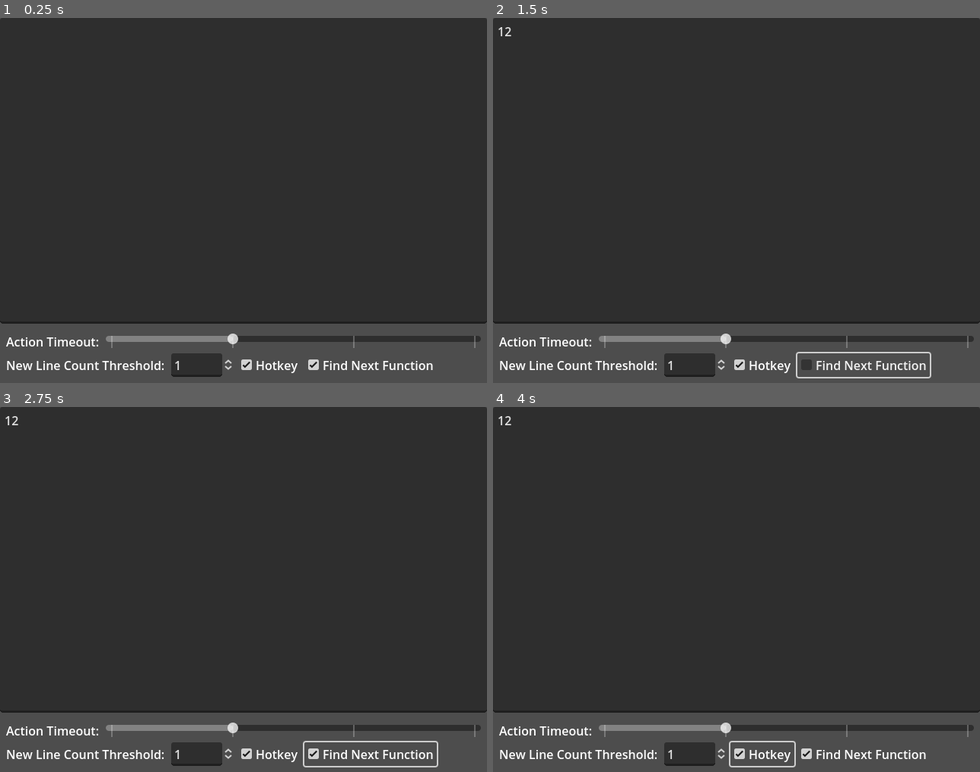
Above: before the commit, frames 1-4 (two rows, left to right).
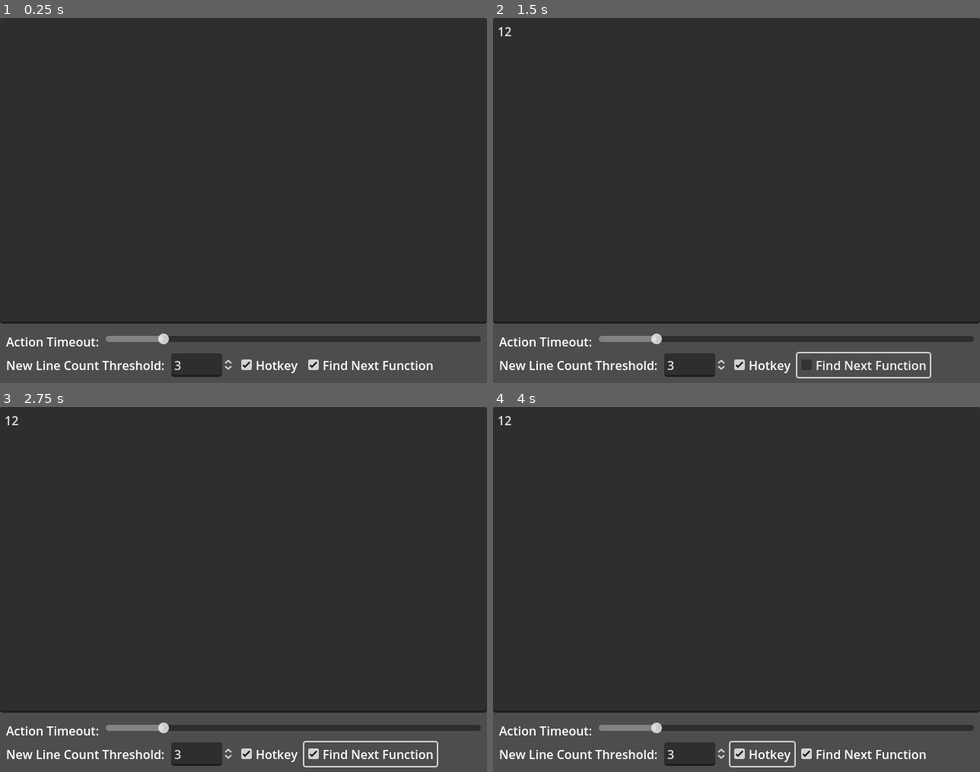
Above: after the commit, the same moments.

Repository: Knight-XAura/Smart-Script-Indentation
Game: Godot game, scene res://smart_scripting_test/smart_scripting_test.tscn
Same seed, same stepped clock (60 frames per second), same inputs: the game is played once before the commit and once after it.
Inputs (mouse positions are in pixels of both pictures, inside the frame that each line leads up to):
- Up to frame 1 (0.25 s): no input
- Up to frame 2 (1.5 s): click (736, 171) at 0.52 s; type "12" at 0.6 s; click "Find Next Function" at 1.25 s
- Up to frame 3 (2.75 s): click "Find Next Function" at 2 s
- Up to frame 4 (4 s): click "Hotkey" at 2.75 s; click "Hotkey" at 3.5 s

The runs differ from the first frame. In frame 1, 0.4% of the frame differs, in the area x 22-98%, y 86-97%; in frame 2, 0.4%; in frame 3, 0.4%; in frame 4, 0.4%.

Commit message:
Updating Test Environment

Diff:
--- a/smart_scripting_test/smart_scripting_test.gd
+++ b/smart_scripting_test/smart_scripting_test.gd
@@ -18,7 +18,7 @@
 @export var hotkey: bool = true
 @export var find_next_function: bool = true
 
-@export_range(0.33, 3) var action_timeout: float = 1
+@export_range(0.33, 5) var action_timeout: float = 1
 
 
 ### Variables ###
--- a/smart_scripting_test/smart_scripting_test.tscn
+++ b/smart_scripting_test/smart_scripting_test.tscn
@@ -38,14 +38,17 @@
 [node name="ATLabel" type="Label" parent="VBoxContainer/MarginContainer/VBoxContainer/HBoxContainer1"]
 layout_mode = 2
 text = "Action Timeout: "
+horizontal_alignment = 1
+vertical_alignment = 1
 
 [node name="ActionTiemout" type="HSlider" parent="VBoxContainer/MarginContainer/VBoxContainer/HBoxContainer1"]
 layout_mode = 2
 size_flags_horizontal = 3
-max_value = 3.0
+min_value = 0.33
+max_value = 5.0
+step = 0.0
+page = 0.33
 value = 1.0
-tick_count = 4
-ticks_on_borders = true
 
 [node name="HBoxContainer2" type="HBoxContainer" parent="VBoxContainer/MarginContainer/VBoxContainer"]
 layout_mode = 2
@@ -53,12 +56,15 @@
 [node name="NLCTLabel" type="Label" parent="VBoxContainer/MarginContainer/VBoxContainer/HBoxContainer2"]
 layout_mode = 2
 text = "New Line Count Threshold: "
+horizontal_alignment = 1
+vertical_alignment = 1
 
 [node name="NewLineCountThreshold" type="SpinBox" parent="VBoxContainer/MarginContainer/VBoxContainer/HBoxContainer2"]
 layout_mode = 2
-min_value = 1.0
-max_value = 4.0
-value = 1.0
+min_value = 2.0
+max_value = 7.0
+page = 1.0
+value = 3.0
 rounded = true
 update_on_text_changed = true
 
